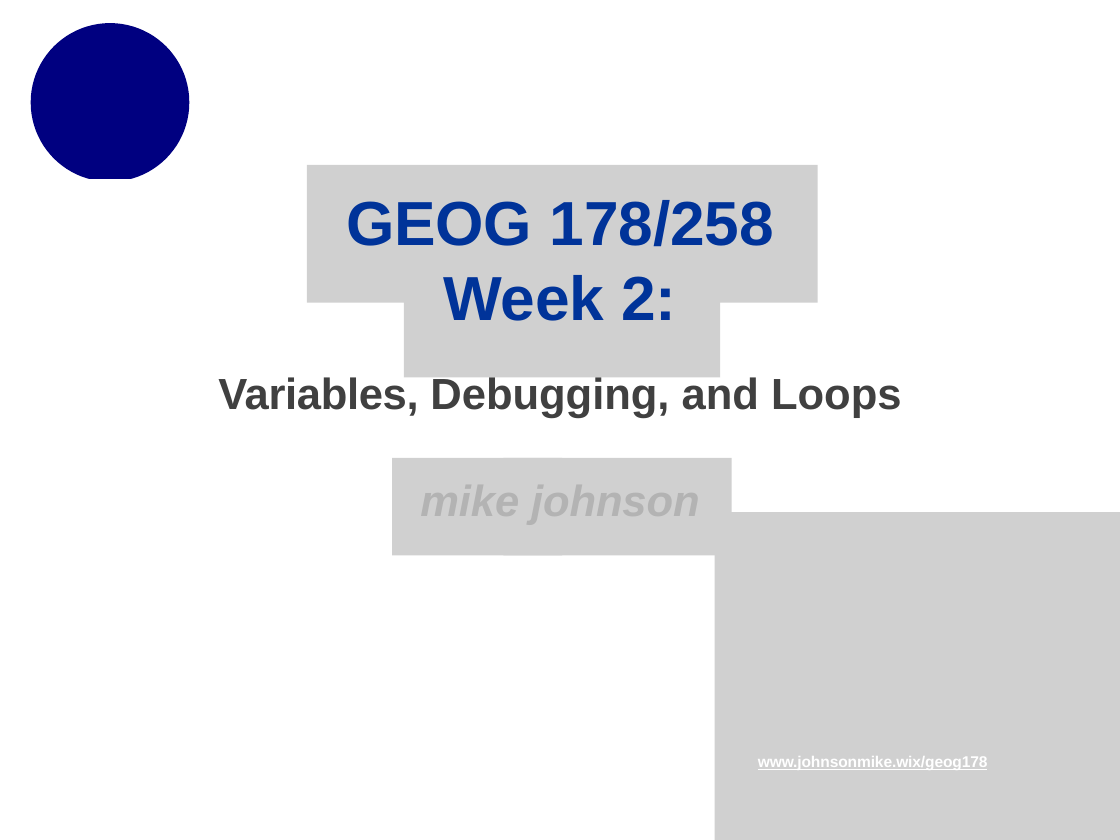
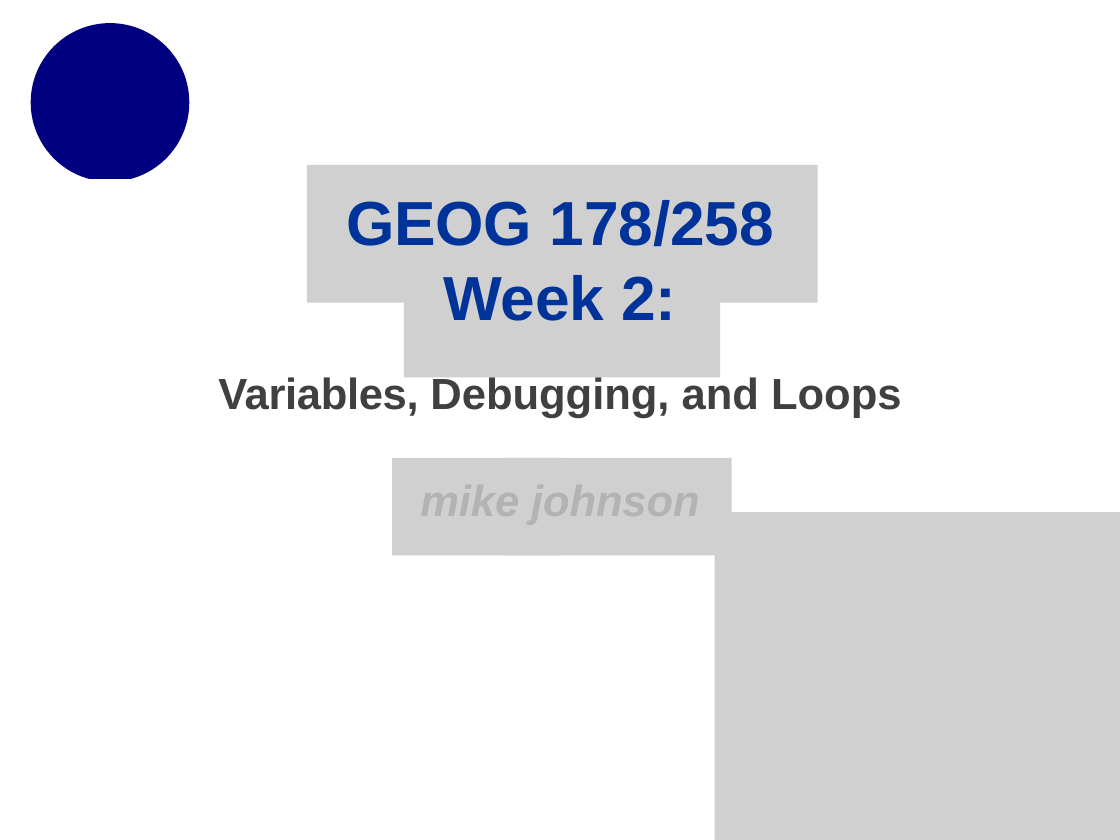
Before and after one commit to mikejohnson51/geog178_2019, a slide deck: slide 1 of section_slides/week2_section_slides_2.pptx. Drawn at 1120x840 pixels with LibreOffice and Linux fonts; fonts in the diff are those of the drawing; grey boxes stand for pictures. Boxes give left, top, right and bottom in pixels: in the first picture for what was removed or moved away, otherwise in the second. Text is boxed around its words. In the diff, an @@ line names an element or a change of style, - is before the commit and + after.

```diff
--- a/section_slides/week2_section_slides_2.pptx
+++ b/section_slides/week2_section_slides_2.pptx
@@ text removed at [758, 756, 988, 770] @@
-www.johnsonmike.wix/geog178
```
Also in this commit, not shown: 1 other slide changed, 1 other file.
